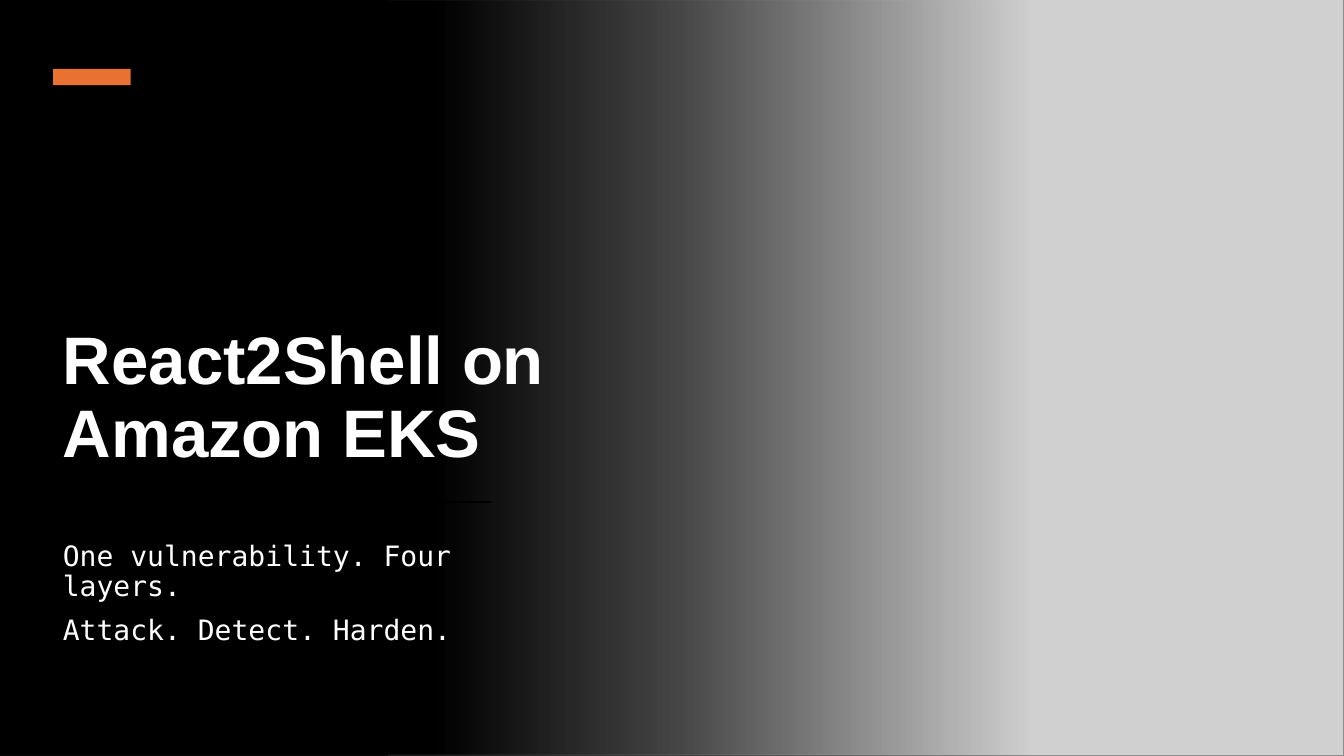
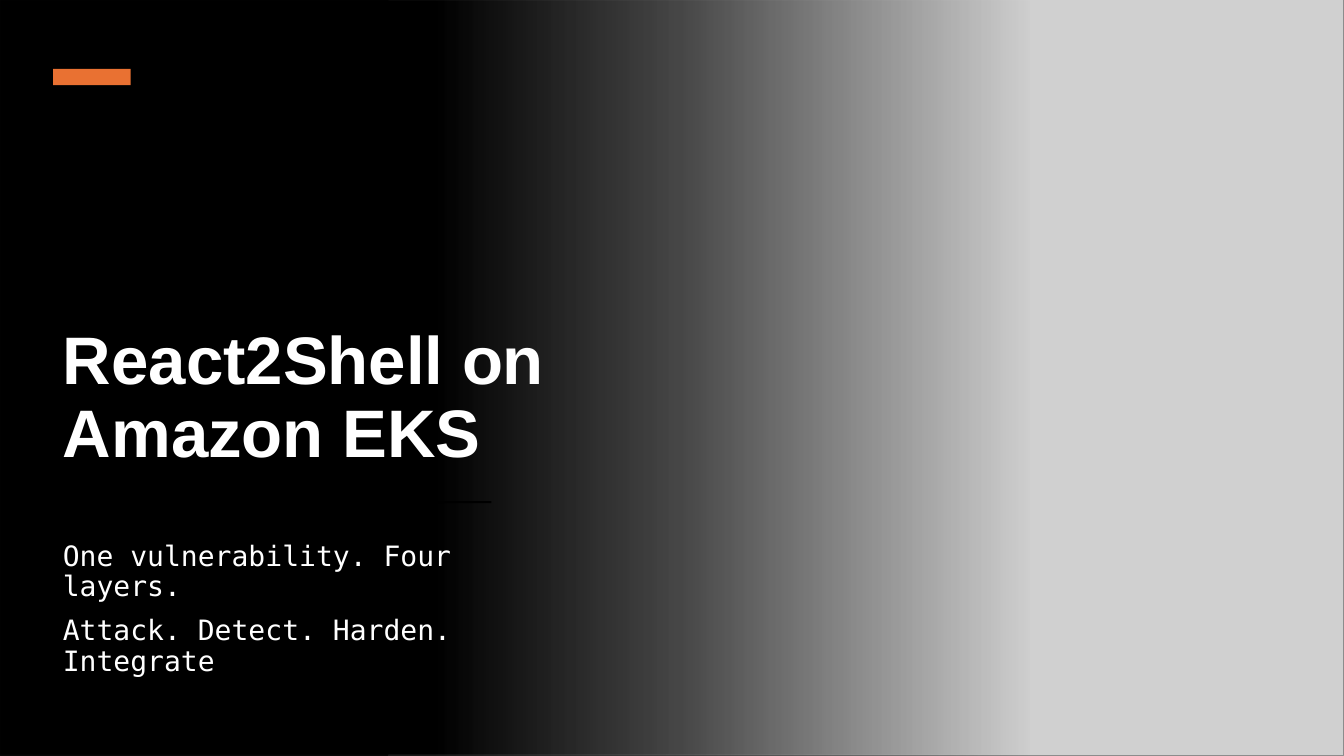
Before and after one commit to simonangel-fong/react2shell-eks, a slide deck: slide 1 of docs/slide/post02_incident_response.pptx. Drawn at 1344x756 pixels with LibreOffice and Linux fonts; fonts in the diff are those of the drawing; grey boxes stand for pictures; background and template pictures are left out; a plain dark background stands for a picture behind light text. Boxes give left, top, right and bottom in pixels: in the first picture for what was removed or moved away, otherwise in the second. Text is boxed around its words. In the diff, an @@ line names an element or a change of style, - is before the commit and + after.

```diff
--- a/docs/slide/post02_incident_response.pptx
+++ b/docs/slide/post02_incident_response.pptx
@@ subtitle at (63, 618, 451, 677): text changed @@
-Attack. Detect. Harden.
+Attack. Detect. Harden. Integrate
```
Also in this commit, not shown: 16 other files.
